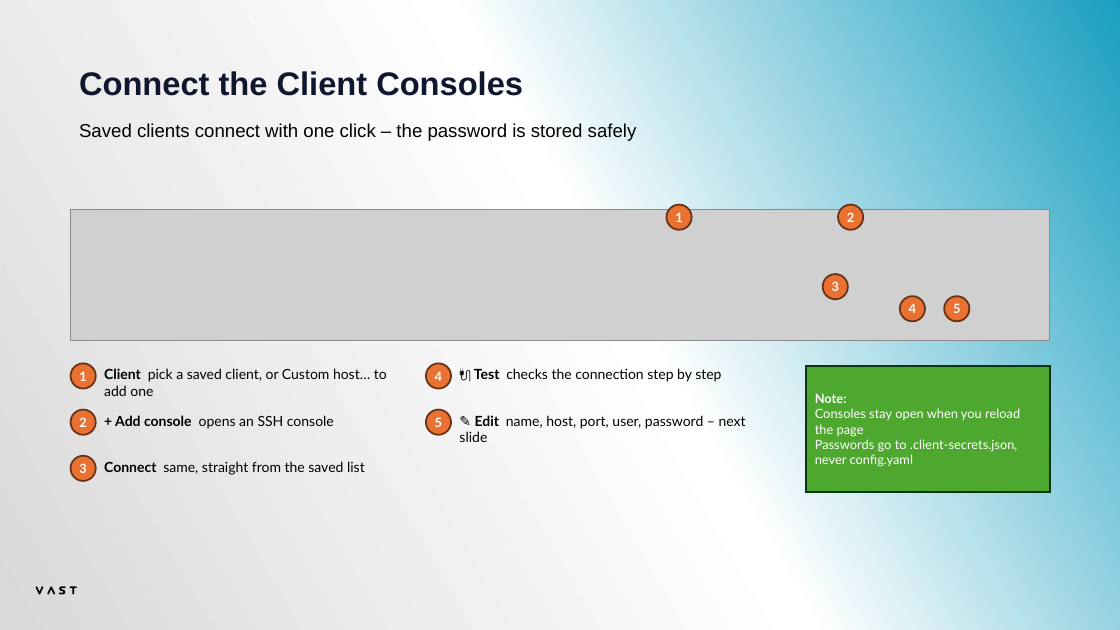
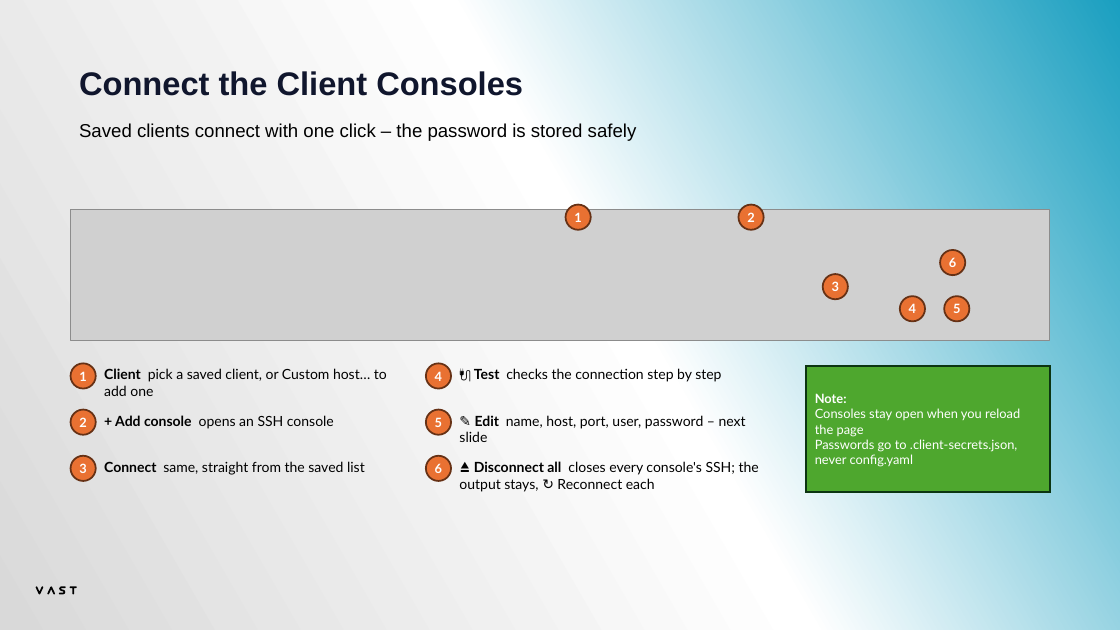
Before and after one commit to alexaung-staryskai/vast-test-automation, a slide deck: slide 17 of VAST Test Bench - Tester Manual.pptx. Drawn at 1120x630 pixels with LibreOffice and Linux fonts; fonts in the diff are those of the drawing; grey boxes stand for pictures. Boxes give left, top, right and bottom in pixels: in the first picture for what was removed or moved away, otherwise in the second. Text is boxed around its words. In the diff, an @@ line names an element or a change of style, - is before the commit and + after.

```diff
--- a/VAST Test Bench - Tester Manual.pptx
+++ b/VAST Test Bench - Tester Manual.pptx
@@ ellipse "1": place and size @@
-ellipse "1" at [666, 205, 691, 230]
+ellipse "1" at [565, 205, 591, 230]
@@ ellipse "2": place and size @@
-ellipse "2" at [839, 205, 864, 230]
+ellipse "2" at [739, 205, 764, 230]
@@ ellipse added at [940, 250, 965, 276], fill #E97132, outline #663216 1.5 pt, 11 pt, text #FFFFFF, bold @@
+6
@@ ellipse added at [426, 456, 451, 481], fill #E97132, outline #663216 1.5 pt, 11 pt, text #FFFFFF, bold @@
+6
@@ text added at [459, 461, 759, 492], 12 pt, text #000000 @@
+⏏ Disconnect all closes every console's SSH; the output stays, ↻ Reconnect each
```
Also in this commit, not shown: 7 other slides changed, 5 slides added.
